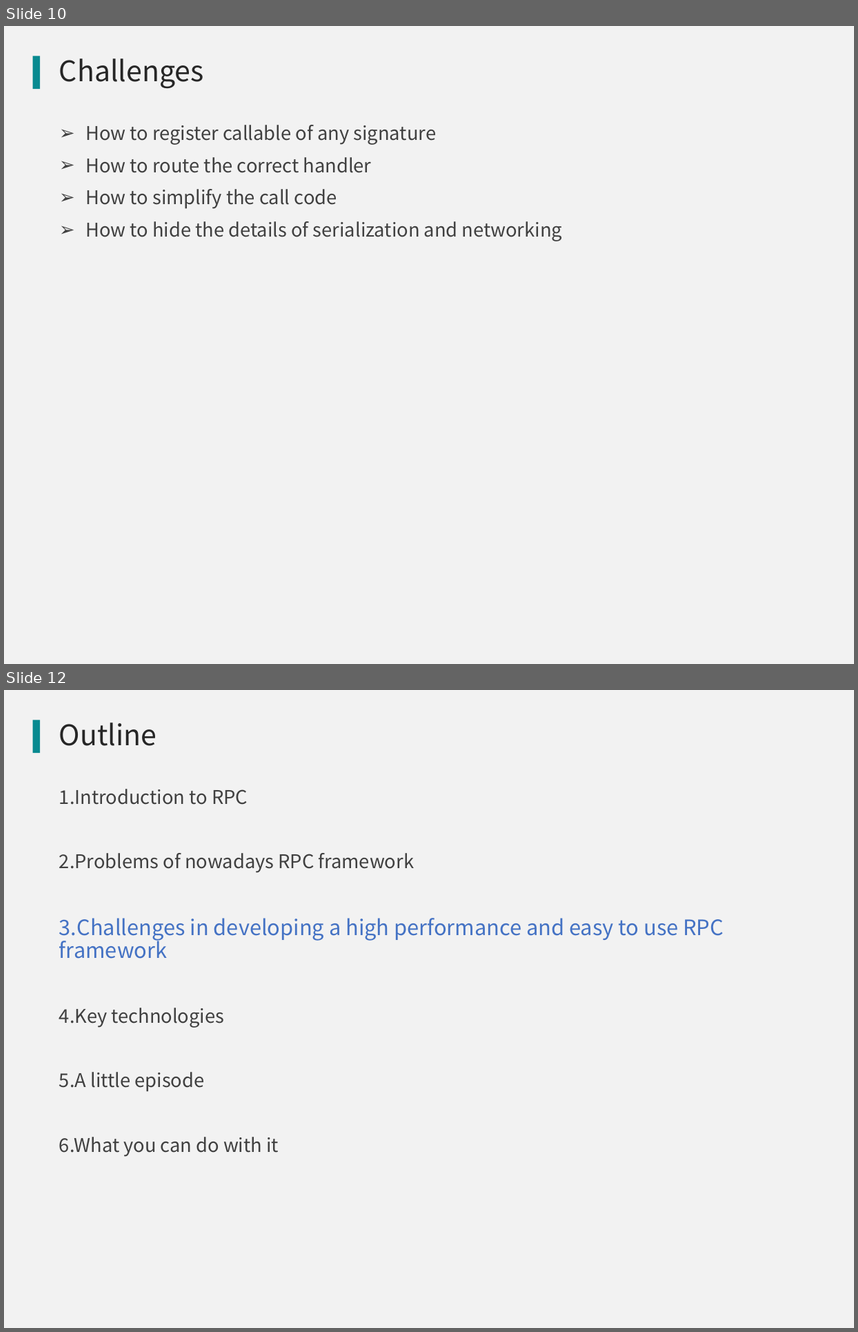
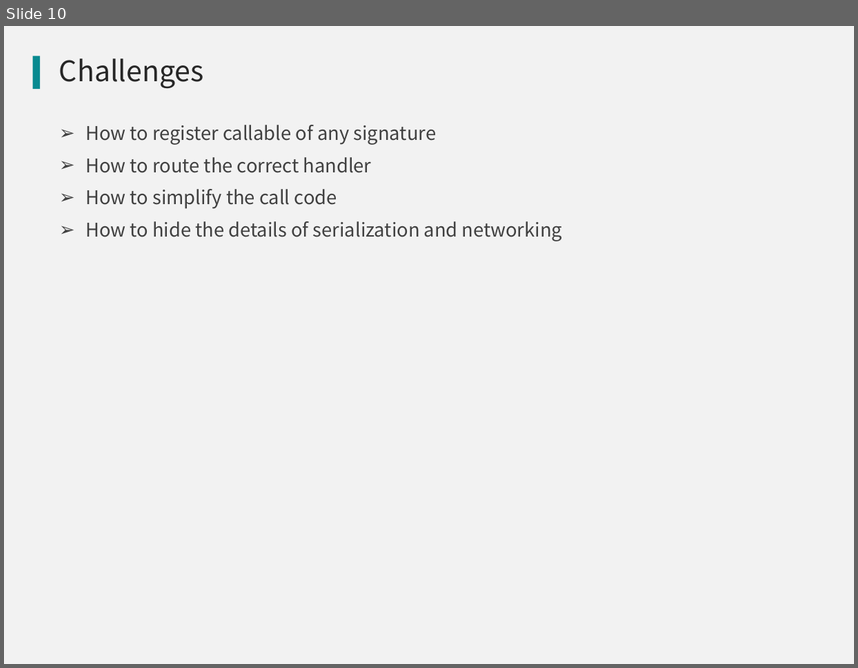
Before and after one commit to qicosmos/cppnow2017-ppt, a slide deck: An easy to use RPC framework implemented by c++11 and c++14.pptx. Shown one above the other, each under a label of ours: slides 10 and 12 before the commit, slide 10 after it; the slides between them are not shown. The pictures are 858x1332 and 858x668 pixels, drawn with LibreOffice and Linux fonts; fonts in the diff are those of the drawing; background and template pictures are left out. Boxes give left, top, right and bottom in pixels: in the first picture for what was removed or moved away, otherwise in the second. Text is boxed around its words. In the diff, an @@ line names an element or a change of style, - is before the commit and + after.

```diff
--- a/An easy to use RPC framework implemented by c++11 and c++14.pptx
+++ b/An easy to use RPC framework implemented by c++11 and c++14.pptx
@@ slide 12 removed at [4,690,854,1328], background #F2F2F2; not listed: 1 template element that a slide beside it also shows @@
@@ title removed at [59,722,157,746] @@
-Outline
@@ text removed at [59,789,724,1156] @@
-1.Introduction to RPC
-2.Problems of nowadays RPC framework
-3.Challenges in developing a high performance and easy to use RPC framework
-4.Key technologies
-5.A little episode
-6.What you can do with it
```
Also in this commit, not shown: 6 slides changed, 26 other slides removed, 2 other files.
